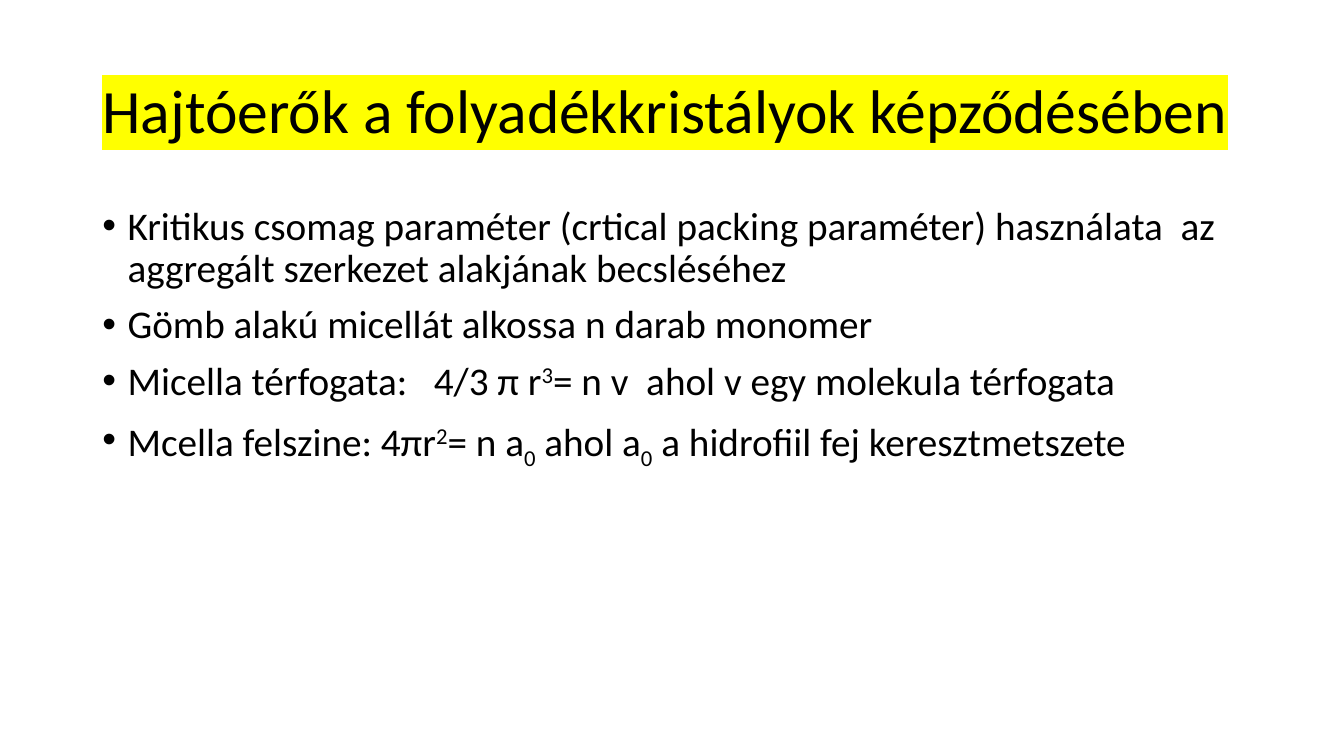
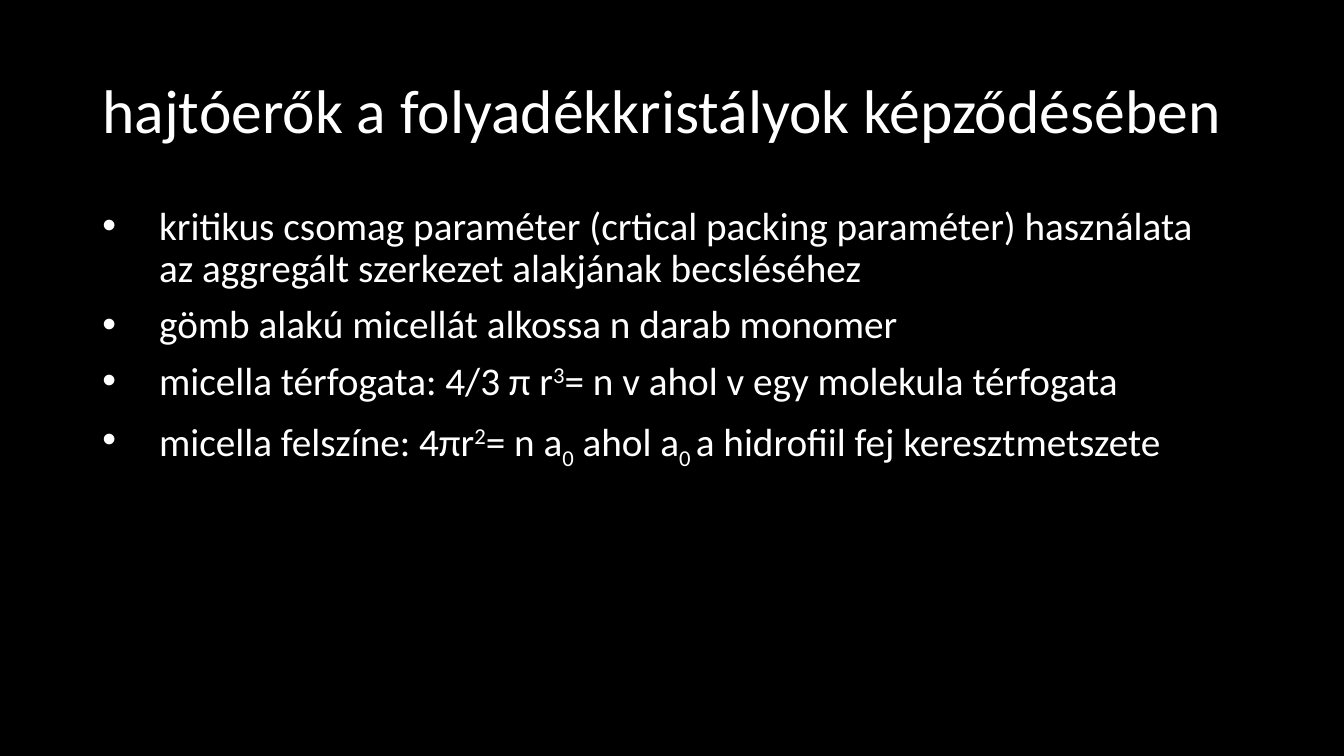
Before and after one commit to LilianaBohus/chemistry-presenations, a slide deck: slide 35 of adjuvants.pptx. Drawn at 1344x756 pixels with LibreOffice and Linux fonts; fonts in the diff are those of the drawing; background and template pictures are left out. Boxes give left, top, right and bottom in pixels: in the first picture for what was removed or moved away, otherwise in the second. Text is boxed around its words. In the diff, an @@ line names an element or a change of style, - is before the commit and + after.

```diff
--- a/adjuvants.pptx
+++ b/adjuvants.pptx
@@ background #FFFFFF to picture (left out) @@
@@ text at [102, 90, 1221, 144]: text changed; text colour #000000 to #FFFFFF @@
-Hajtóerők a folyadékkristályok képződésében
+hajtóerők a folyadékkristályok képződésében
@@ text at [159, 211, 1193, 463]: text changed; text colour #000000 to #FFFFFF @@
-• Kritikus csomag paraméter (crtical packing paraméter) használata az aggregált szerkezet alakjának becsléséhez
-• Gömb alakú micellát alkossa n darab monomer
-• Micella térfogata: 4/3 π r3= n v ahol v egy molekula térfogata
-• Mcella felszine: 4πr2= n a0 ahol a0 a hidrofiil fej keresztmetszete
+• kritikus csomag paraméter (crtical packing paraméter) használata az aggregált szerkezet alakjának becsléséhez
+• gömb alakú micellát alkossa n darab monomer
+• micella térfogata: 4/3 π r3= n v ahol v egy molekula térfogata
+• micella felszíne: 4πr2= n a0 ahol a0 a hidrofiil fej keresztmetszete
```
Also in this commit, not shown: 4 other slides changed.
